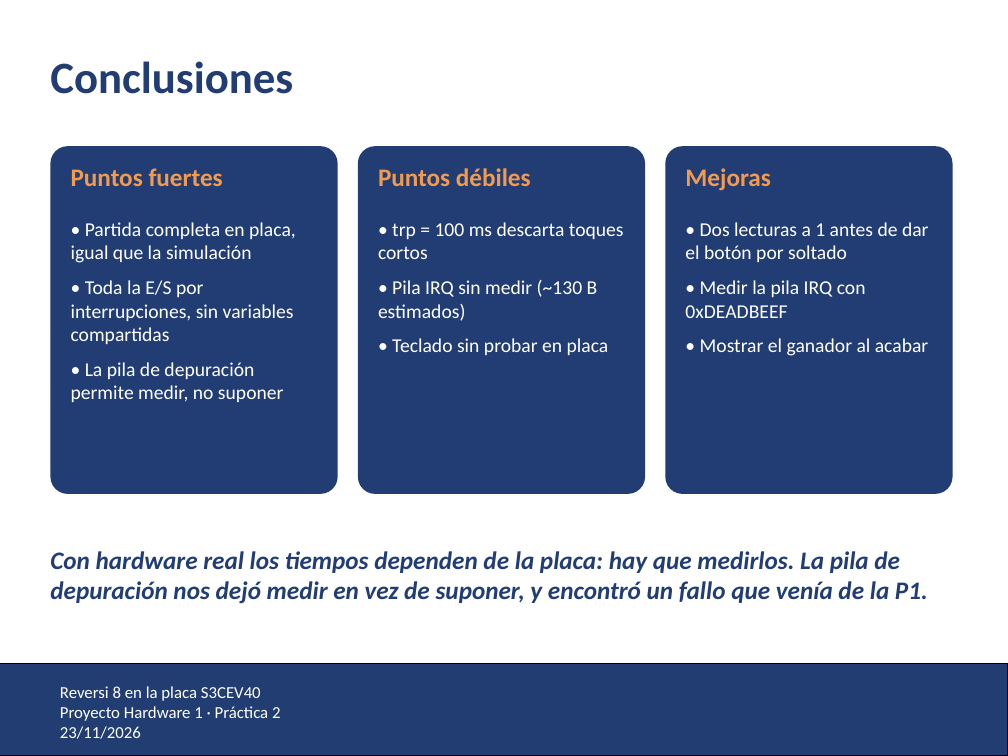
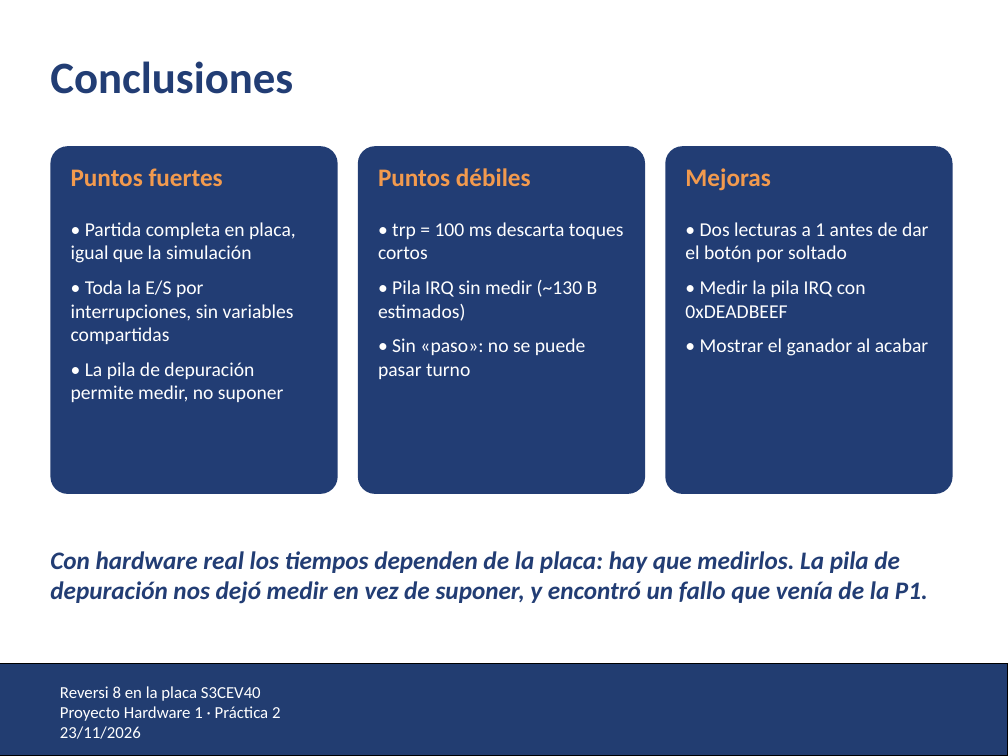
Before and after one commit to sergiobenedi/P2_PH_873042_960280, a slide deck: slide 14 of presentacion/Presentacion_P2_unizar.pptx. Drawn at 1008x756 pixels with LibreOffice and Linux fonts; fonts in the diff are those of the drawing; background and template pictures are left out. Boxes give left, top, right and bottom in pixels: in the first picture for what was removed or moved away, otherwise in the second. Text is boxed around its words. In the diff, an @@ line names an element or a change of style, - is before the commit and + after.

```diff
--- a/presentacion/Presentacion_P2_unizar.pptx
+++ b/presentacion/Presentacion_P2_unizar.pptx
@@ text at box(378, 338, 585, 379): text changed @@
-• Teclado sin probar en placa
+• Sin «paso»: no se puede pasar turno
```
Also in this commit, not shown: 2 other slides changed, 10 other files.
